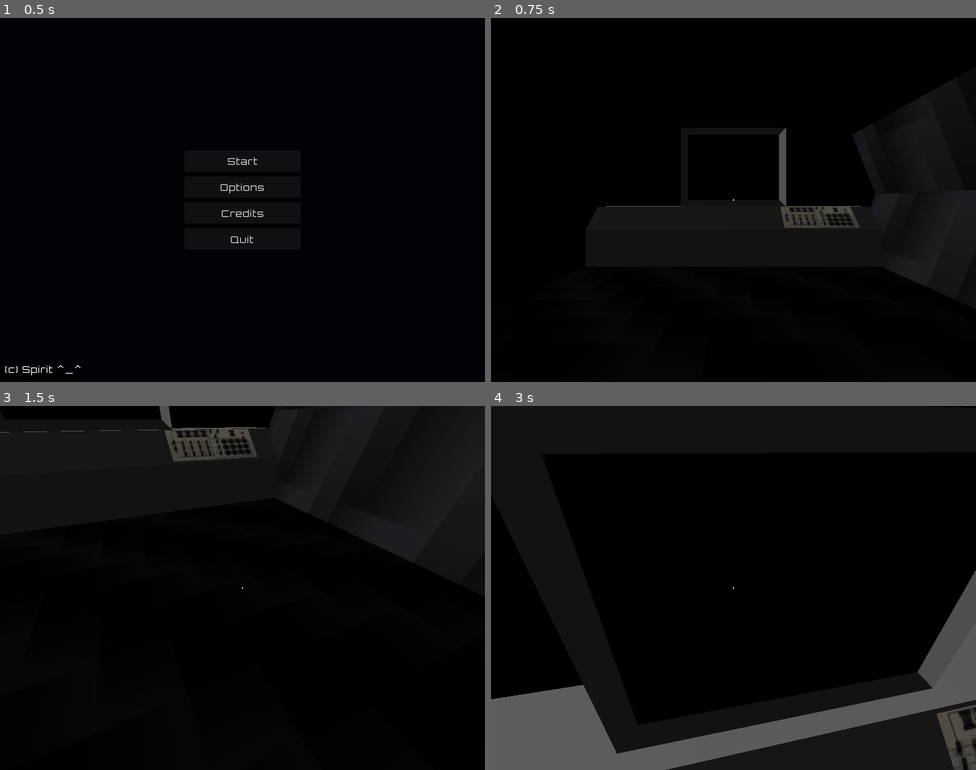
Above: before the commit, frames 1-4 (two rows, left to right).
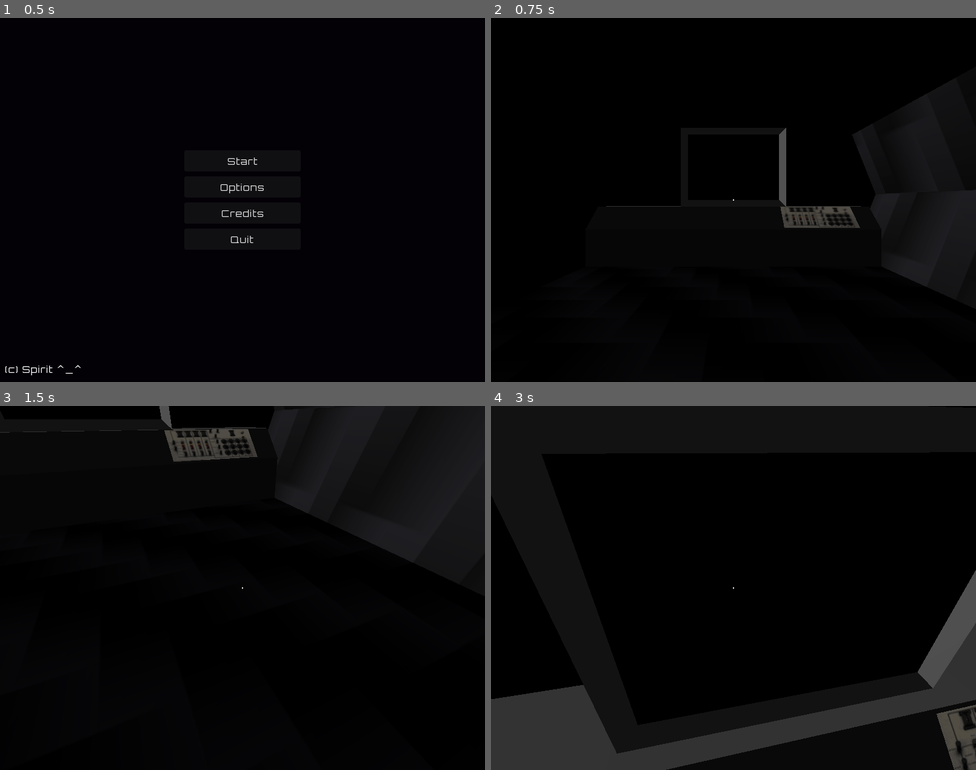
Above: after the commit, the same moments.

Repository: amr-engineer/void-ship
Game: Godot game, scene res://menus/main.tscn
Two runs of this game, one before a commit and one after it. Both use one fixed random seed, a clock stepped at 60 frames per second and the inputs below.
Inputs (mouse positions are in pixels of both pictures, inside the frame that each line leads up to):
- Up to frame 1 (0.5 s): no input
- Up to frame 2 (0.75 s): click "Start" at 0.5 s
- Up to frame 3 (1.5 s): tap Enter at 1.25 s; move the mouse to (266, 588) at 1.27 s; hold W (move_forward) from 1.28 s (still down); hold E (interact) from 1.28 s (still down)
- Up to frame 4 (3 s): keep holding W (move_forward); tap Space (jump) at 1.52, 2.27 s; move the mouse to (709, 588) at 2.02 s; release E (interact) at 2.03 s; tap Shift (sprint) at 2.1 s; move the mouse to (743, 580) at 2.77 s; hold E (interact) from 2.78 s (still down)

Frame 1 is identical in both runs. In frame 2, less than 0.1% of the frame differs, in the area x 23-77%, y 51-52%; in frame 3, 0.1%; in frame 4, 10%, in the area x 0-100%, y 59-100%.

Commit message:
setup ship interior environment

Diff:
--- a/scenes/game.tscn
+++ b/scenes/game.tscn
@@ -219,6 +219,7 @@
 mesh = ExtResource("5_iywne")
 surface_material_override/0 = SubResource("StandardMaterial3D_kvpfn")
 surface_material_override/1 = SubResource("StandardMaterial3D_0tnpc")
+surface_material_override/3 = SubResource("StandardMaterial3D_trtic")
 surface_material_override/4 = SubResource("StandardMaterial3D_264po")
 surface_material_override/5 = SubResource("StandardMaterial3D_5newe")
 surface_material_override/6 = SubResource("StandardMaterial3D_264po")
